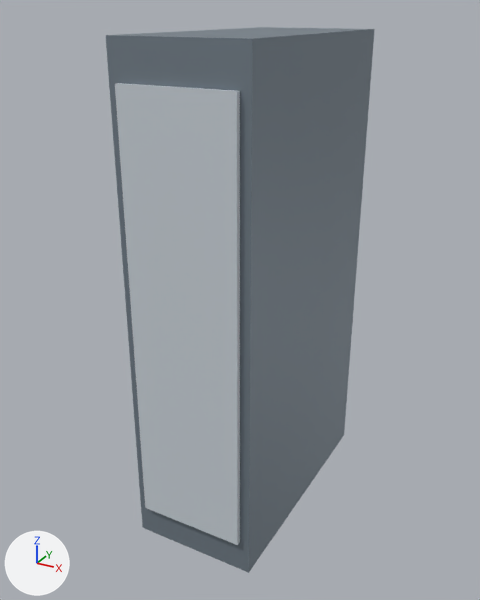
One commit to the glTF model unity/Assets/DataHall/Generated/Models/crah.glb: the scene before it, then after it.
Both versions are drawn from a 50 mm camera at (1.26, -2.44, 2.18) aimed at (-0.04, -0.06, 1.0). The axes (+X, +Y, +Z) are drawn at lower left. The lights are the same throughout. The first picture is the older version. Where no turn or scale is listed for an object, it has been applied to the vertices.

Names of what the first picture shows: 'Body', 'Front'.
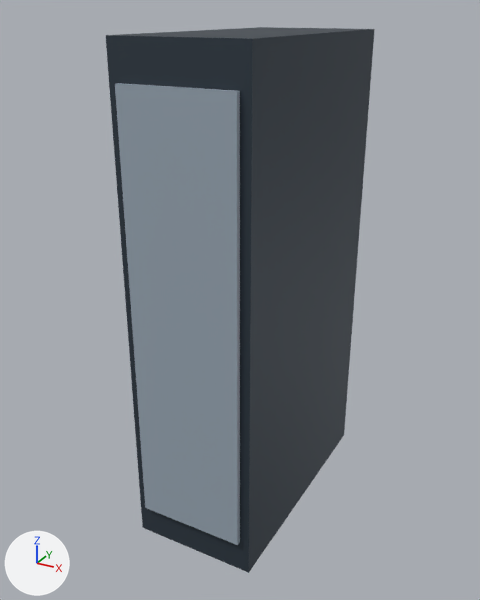
Location of each change, (x1, y1, x2, y2) in pixels of the pictures (480 x 600 px):
```json
{"object": "Body", "change": "recoloured", "before": [106, 27, 375, 573], "after": [106, 27, 375, 573], "on screen": "darker"}
{"object": "Front", "change": "recoloured", "before": [115, 83, 240, 545], "after": [115, 83, 240, 545], "on screen": "light grey to grey"}
```

Scene script edits in JSON lines:
```json
{"op": "set", "path": "mat_body.base_color", "old": "(0.204, 0.251, 0.294)", "new": "(0.0343, 0.0513, 0.0704)", "note": "grey #7d8994 -> dark blue #34404b"}
{"op": "set", "path": "mat_front.base_color", "old": "(0.604, 0.659, 0.71)", "new": "(0.323, 0.392, 0.462)", "note": "light grey #ccd4db -> grey #9aa8b5"}
```
